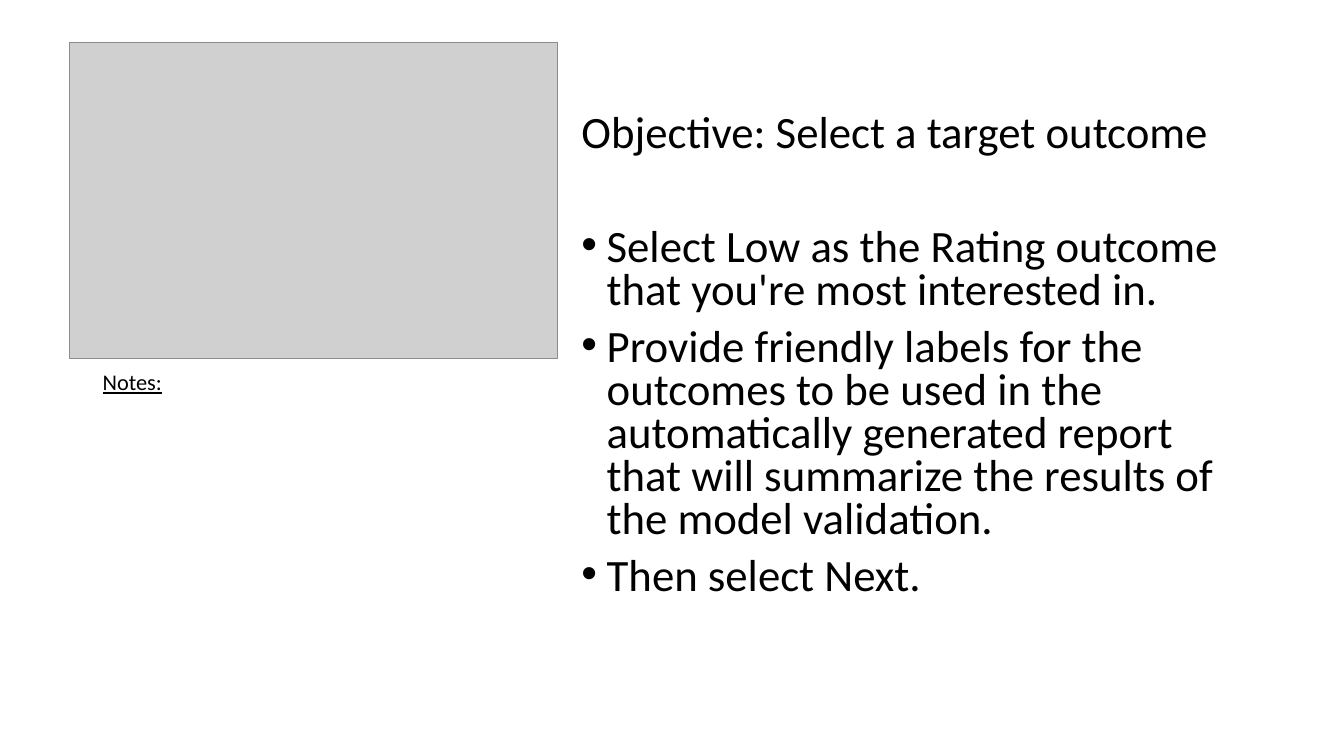
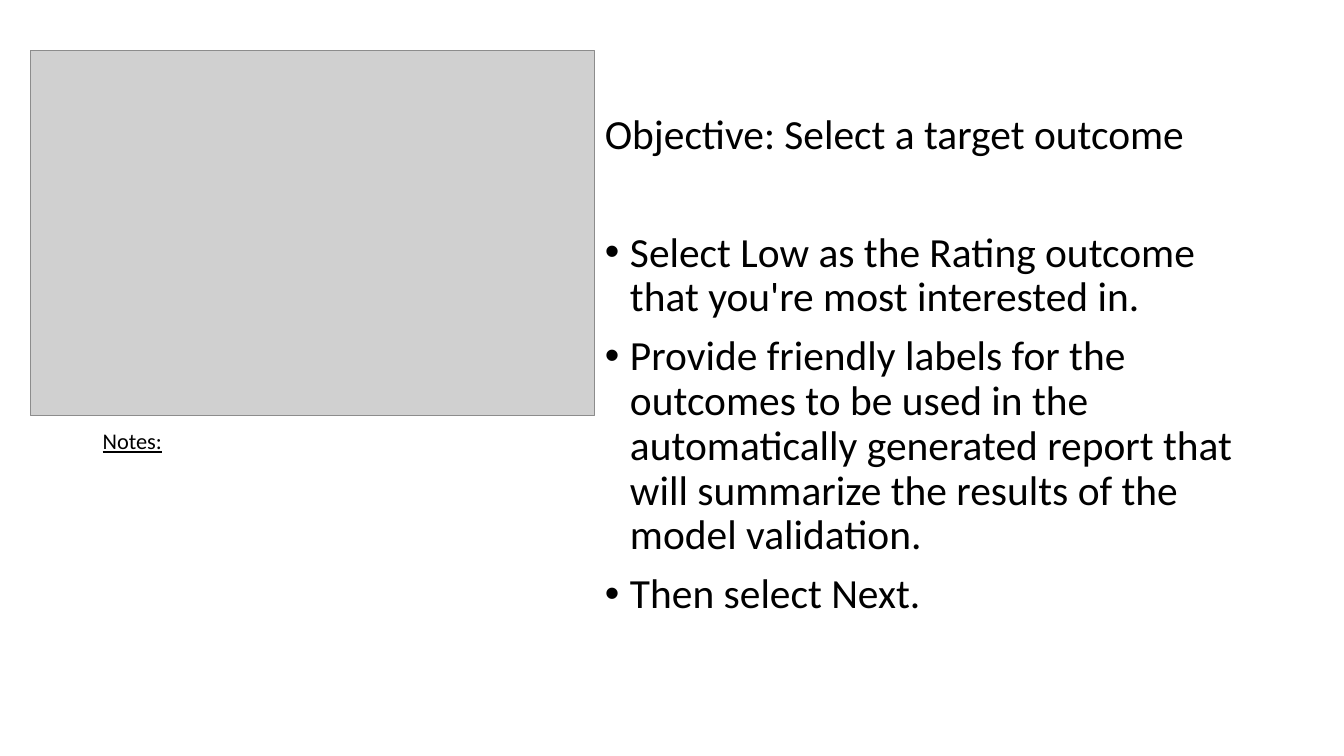
Before and after one commit to aphilip94/bootcamp, a slide deck: slide 13 of AutoML Lab manual.pptx. Drawn at 1344x756 pixels with LibreOffice and Linux fonts; fonts in the diff are those of the drawing; grey boxes stand for pictures. Boxes give left, top, right and bottom in pixels: in the first picture for what was removed or moved away, otherwise in the second. Text is boxed around its words. In the diff, an @@ line names an element or a change of style, - is before the commit and + after.

```diff
--- a/AutoML Lab manual.pptx
+++ b/AutoML Lab manual.pptx
@@ picture: place and size @@
-picture at [70, 42, 558, 359]
+picture at [30, 50, 595, 416]
@@ text "Objective: Select a target outcome": place and size @@
-text "Objective: Select a target outcome" at [581, 117, 1218, 592]
+text "Objective: Select a target outcome" at [605, 120, 1232, 609]
@@ text "Objective: Select a target outcome" at [605, 120, 1232, 609]: size 32 to 29.6 pt; line spacing 0.8 to 0.9 @@
@@ text "Notes:": place and size @@
-text "Notes:" at [103, 375, 162, 394]
+text "Notes:" at [103, 434, 162, 453]
```
Also in this commit, not shown: 18 other slides changed.
